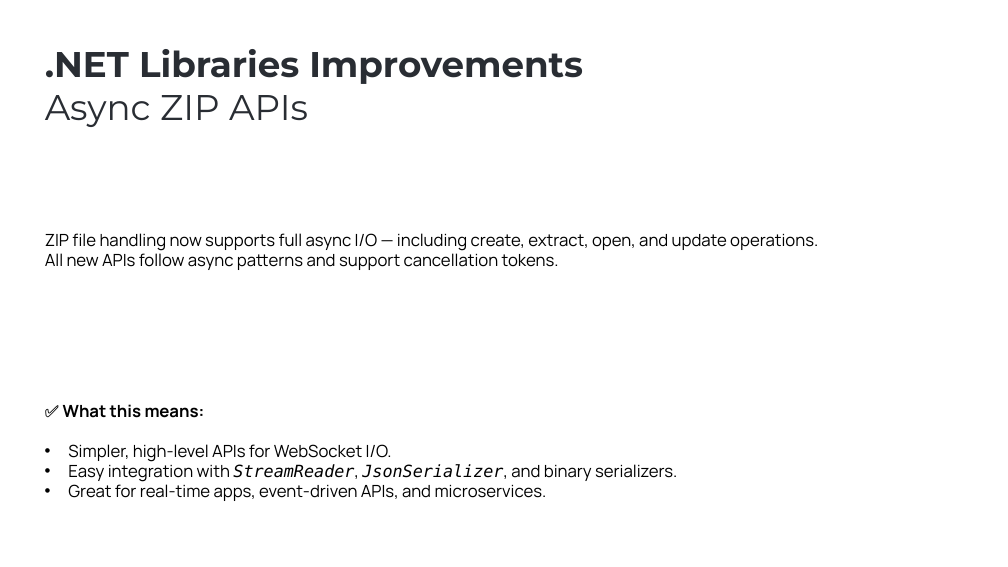
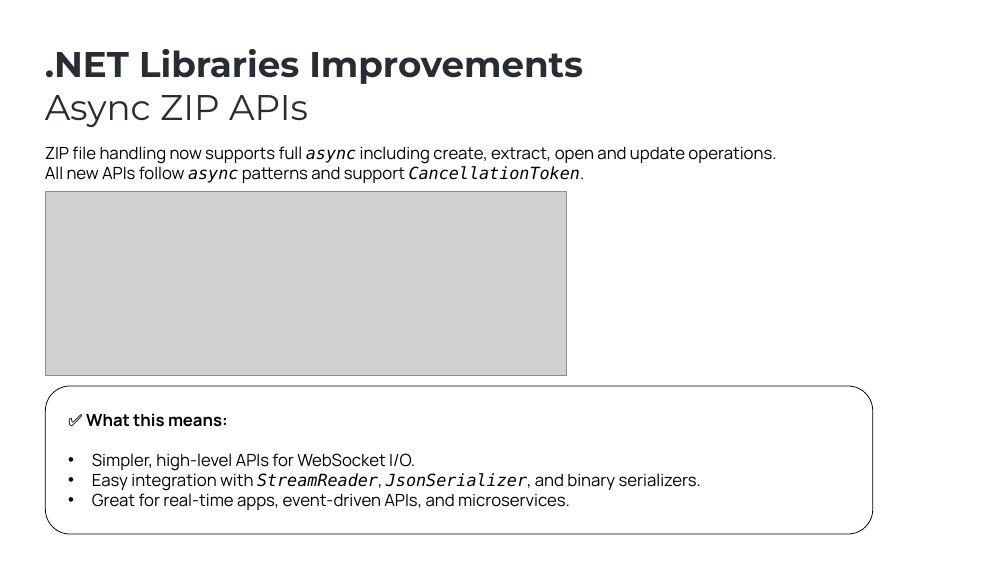
Before and after one commit to ebicoglu/presentations, a slide deck: slide 7 of abp-community-talks-2025.09.pptx. Drawn at 1008x567 pixels with LibreOffice and Linux fonts; fonts in the diff are those of the drawing; grey boxes stand for pictures; background and template pictures are left out. Boxes give left, top, right and bottom in pixels: in the first picture for what was removed or moved away, otherwise in the second. Text is boxed around its words. In the diff, an @@ line names an element or a change of style, - is before the commit and + after.

```diff
--- a/abp-community-talks-2025.09.pptx
+++ b/abp-community-talks-2025.09.pptx
@@ text at (x1=45, y1=146, x2=776, y2=183): text changed @@
-ZIP file handling now supports full async I/O — including create, extract, open, and update operations.
-All new APIs follow async patterns and support cancellation tokens.
+ZIP file handling now supports full async including create, extract, open and update operations.
+All new APIs follow async patterns and support CancellationToken.
@@ picture added at (x1=45, y1=191, x2=566, y2=375) @@
@@ rounded rectangle added at (x1=45, y1=386, x2=873, y2=535), outline #000000 0.75 pt @@
@@ text "✅ What this means:" moved from (x1=63, y1=404, x2=677, y2=501) to (x1=86, y1=413, x2=701, y2=510) @@
```
Also in this commit, not shown: 16 other slides changed, 2 slides added, 1 slide removed.
